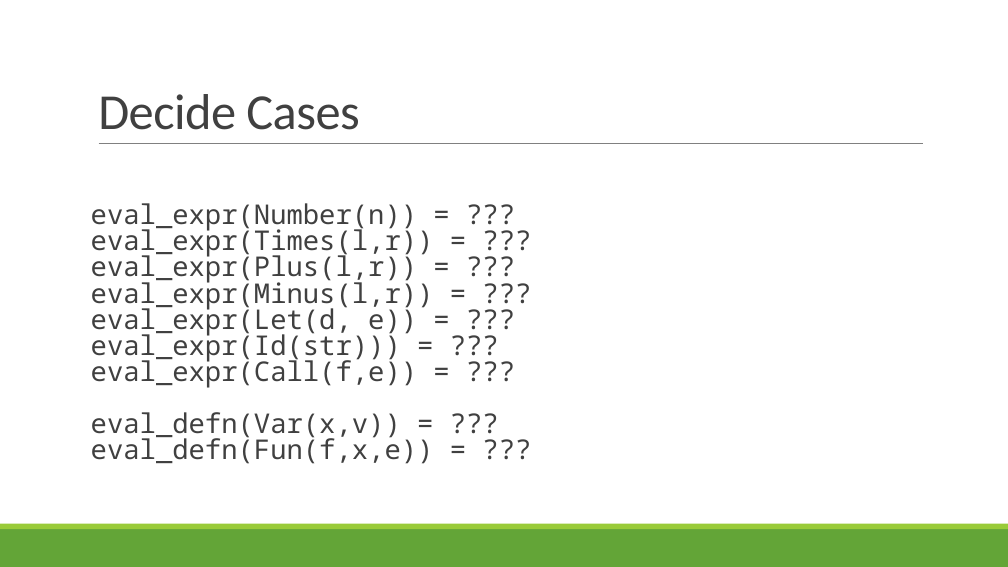
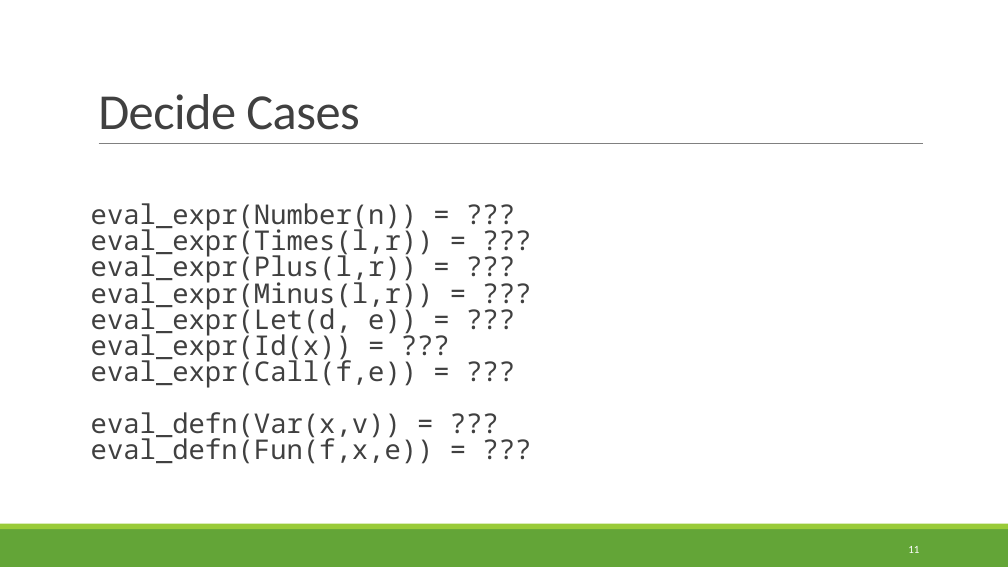
Before and after one commit to rbohrer/pl-course, a slide deck: slide 11 of LectureSlides/05Evaluators.pptx. Drawn at 1008x567 pixels with LibreOffice and Linux fonts; fonts in the diff are those of the drawing. Boxes give left, top, right and bottom in pixels: in the first picture for what was removed or moved away, otherwise in the second. Text is boxed around its words. In the diff, an @@ line names an element or a change of style, - is before the commit and + after.

```diff
--- a/LectureSlides/05Evaluators.pptx
+++ b/LectureSlides/05Evaluators.pptx
@@ text at (x1=91, y1=203, x2=434, y2=464): text changed @@
-eval_expr(Number(n)) = ???
-eval_expr(Times(l,r)) = ???
-eval_expr(Plus(l,r)) = ???
-eval_expr(Minus(l,r)) = ???
-eval_expr(Let(d, e)) = ???
-eval_expr(Id(str))) = ???
-eval_expr(Call(f,e)) = ???
-eval_defn(Var(x,v)) = ???
-eval_defn(Fun(f,x,e)) = ???
+eval_expr(Number(n)) = ???
+eval_expr(Times(l,r)) = ???
+eval_expr(Plus(l,r)) = ???
+eval_expr(Minus(l,r)) = ???
+eval_expr(Let(d, e)) = ???
+eval_expr(Id(x)) = ???
+eval_expr(Call(f,e)) = ???
+eval_defn(Var(x,v)) = ???
+eval_defn(Fun(f,x,e)) = ???
@@ page number added at (x1=908, y1=546, x2=919, y2=553), 10.5 pt, text #FFFFFF @@
+11
```
Also in this commit, not shown: 36 other slides changed.
